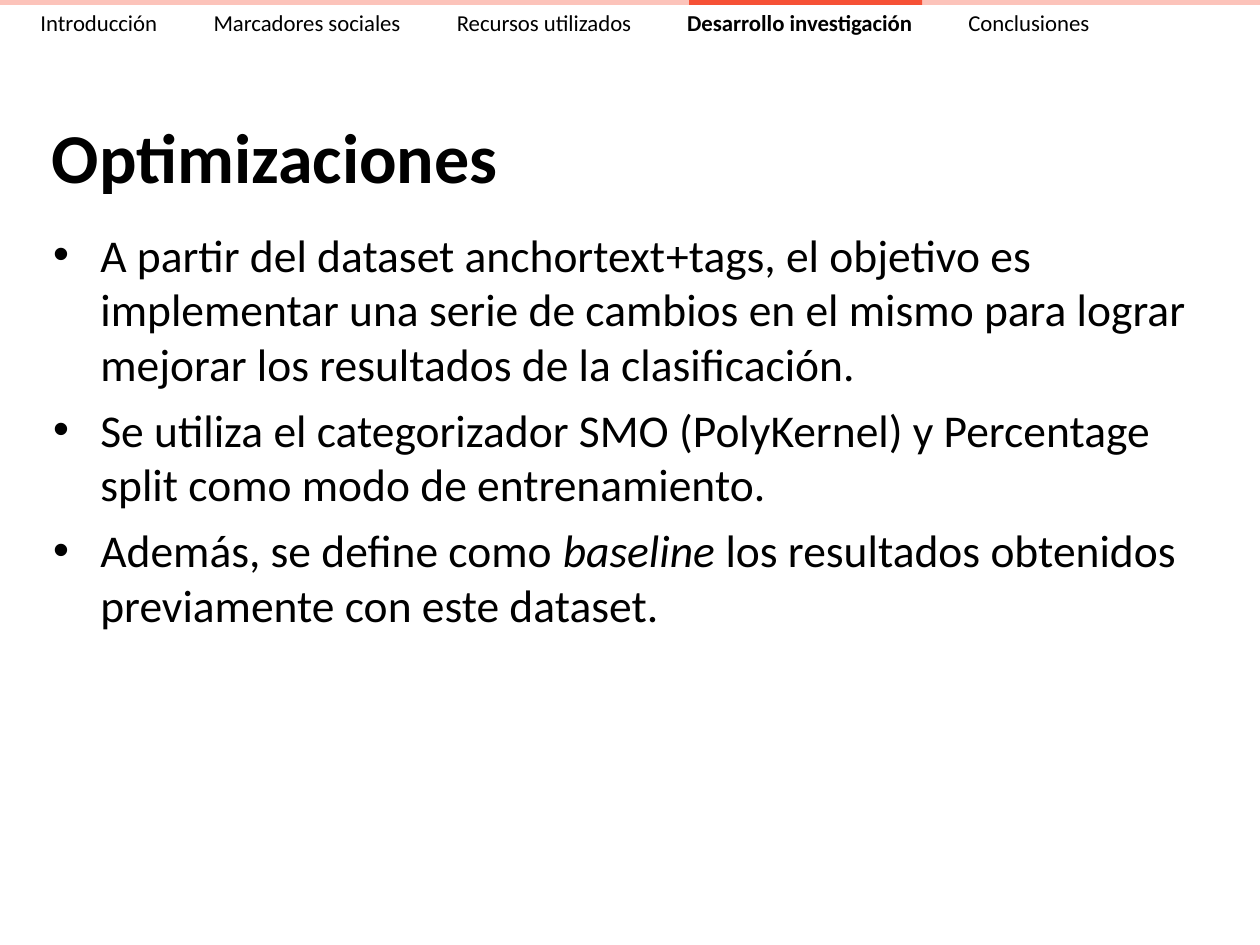
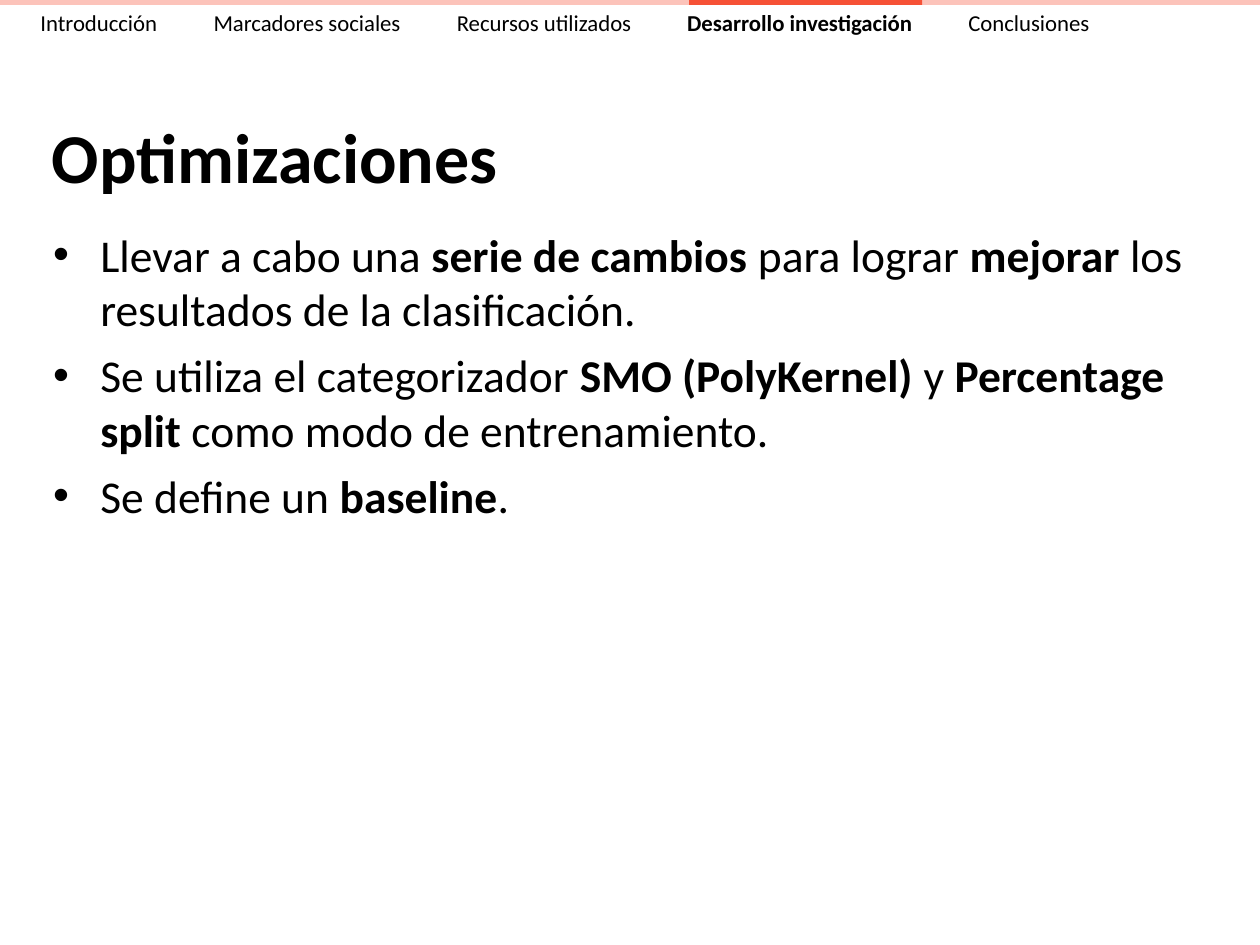
Before and after one commit to ak907kenai/nicotournetesis, a slide deck: slide 30 of docs_trunk/Presentación/Nicolás Tourné - Presentación Tesis (v2.3).ppt (slide 38 before the commit). Drawn at 1260x945 pixels with LibreOffice and Linux fonts; fonts in the diff are those of the drawing. Boxes give left, top, right and bottom in pixels: in the first picture for what was removed or moved away, otherwise in the second. Text is boxed around its words. In the diff, an @@ line names an element or a change of style, - is before the commit and + after.

```diff
--- a/docs_trunk/Presentación/Nicolás Tourné - Presentación Tesis (v2.3).ppt
+++ b/docs_trunk/Presentación/Nicolás Tourné - Presentación Tesis (v2.3).ppt
@@ text at [100, 240, 1182, 327]: text changed @@
-• A partir del dataset anchortext+tags, el objetivo es implementar una serie de cambios en el mismo para lograr mejorar los resultados de la clasificación.
+• Llevar a cabo una serie de cambios para lograr mejorar los resultados de la clasificación.
@@ text at [100, 358, 1165, 454]: bold on in "SMO (PolyKernel) Percentage split" @@
@@ text at [100, 481, 509, 514]: text changed @@
-• Además, se define como baseline los resultados obtenidos previamente con este dataset.
+• Se define un baseline.
```
Also in this commit, not shown: 23 other slides changed, 11 slides removed, 1 other file.
